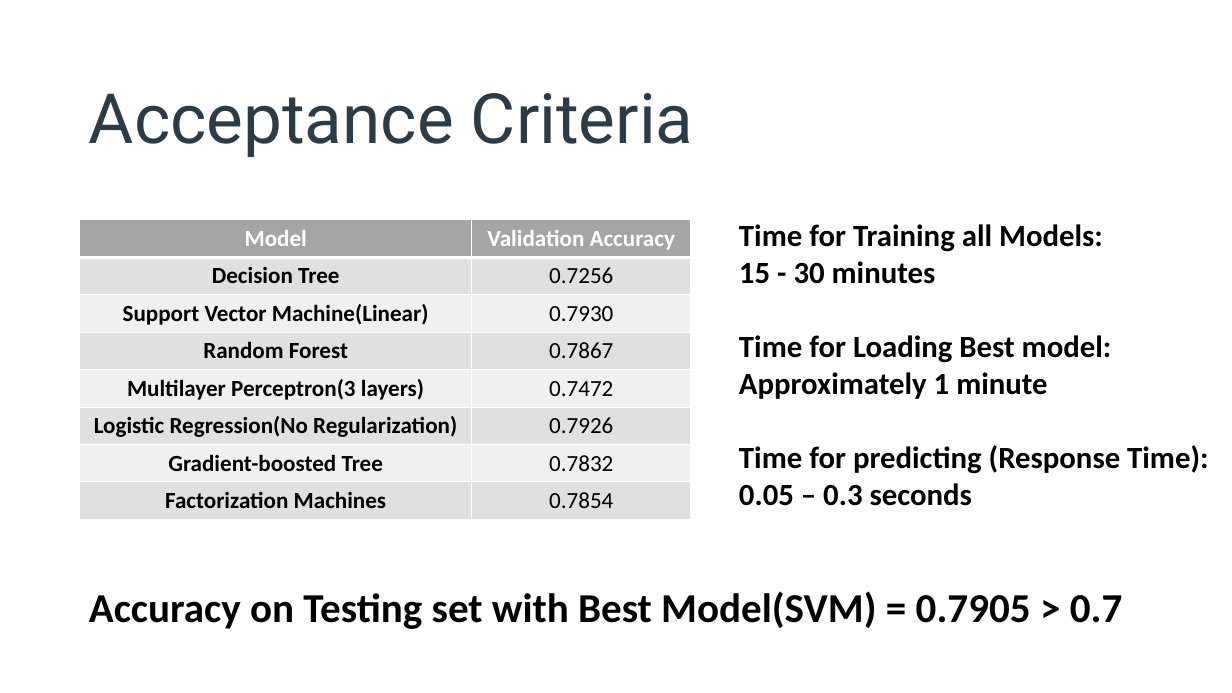
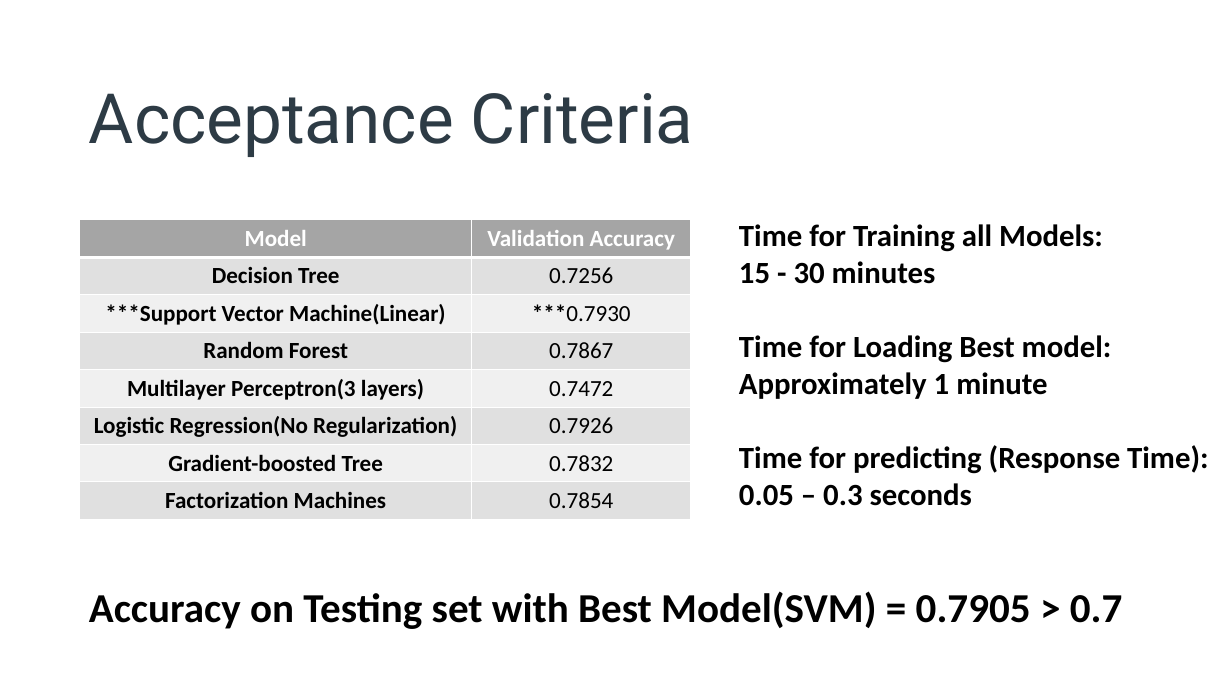
Before and after one commit to yougugugu/CSYE7200_Final_Project_Team7, a slide deck: slide 10 of Predicting Winner of LOL Match(final).pptx. Drawn at 1232x693 pixels with LibreOffice and Linux fonts; fonts in the diff are those of the drawing. Boxes give left, top, right and bottom in pixels: in the first picture for what was removed or moved away, otherwise in the second. Text is boxed around its words. In the diff, an @@ line names an element or a change of style, - is before the commit and + after.

Commit message:
update ppt

```diff
--- a/Predicting Winner of LOL Match(final).pptx
+++ b/Predicting Winner of LOL Match(final).pptx
@@ table at bbox=[79, 220, 691, 519] @@
-row 3, column 1: Support Vector Machine(Linear)
+row 3, column 1: ***Support Vector Machine(Linear)
-row 3, column 2: 0.7930
+row 3, column 2: ***0.7930
```
